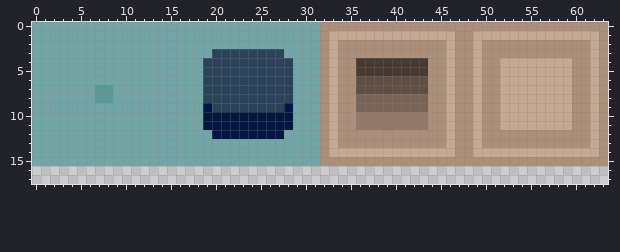
Two states of a pixel-art sprite, assets/board.png. The picture above was drawn from the file before the commit.
The file is 64x64 pixels. Shown: x 0..63, y 0..17.
After the commit:
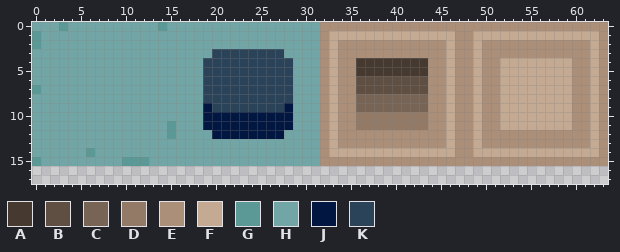
Palette (. is transparent): A #453930  B #5e4f42  C #786454  D #927a66  E #ac8f78  F #c5aa93  G #5a9995  H #72a6a6  J #011640  K #2a4359
Changes in this commit:
y 0: x 3 H -> G; x 14 H -> G
y 1..2: x 0 H -> G
y 7: x 0 H -> G; x 7..8 GG -> HH
y 8: x 7..8 GG -> HH
y 11..12: x 15 H -> G
y 14: x 6 H -> G
y 15: x 0 H -> G; x 10..12 HHH -> GGG
Boxes around the changes in both pictures, in picture pixels (x1, y1, x2, y2):
changed: (32, 22, 68, 49)
changed: (158, 22, 167, 31)
changed: (32, 85, 41, 94)
changed: (95, 85, 113, 103)
changed: (86, 121, 176, 166)
changed: (32, 157, 41, 166)
